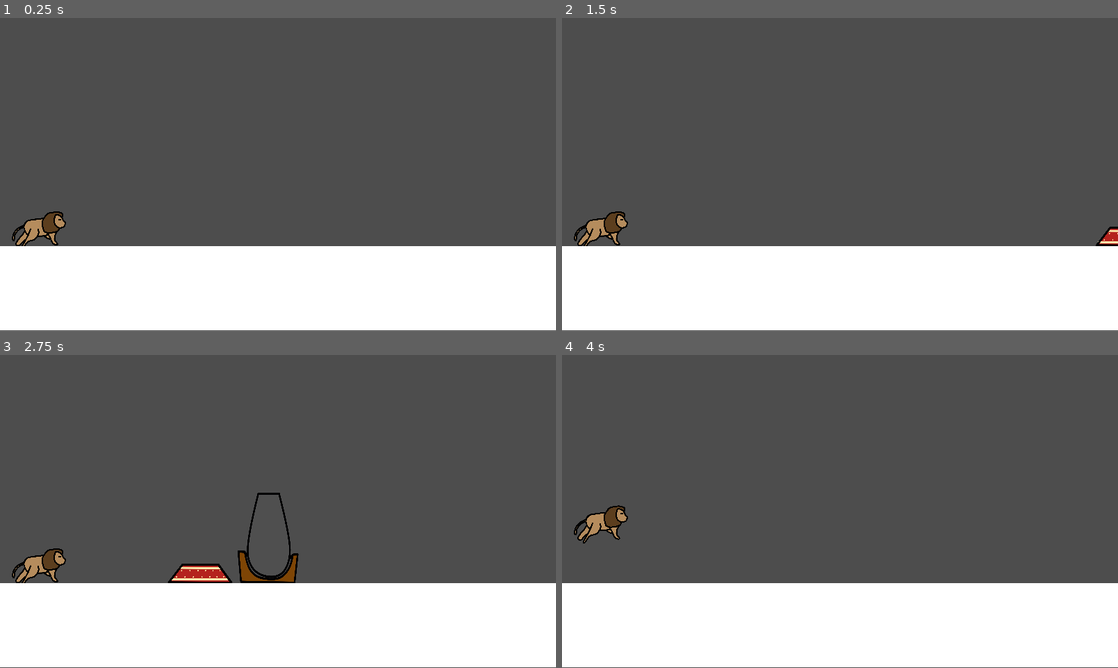
Above: before the commit, frames 1-4 (two rows, left to right).
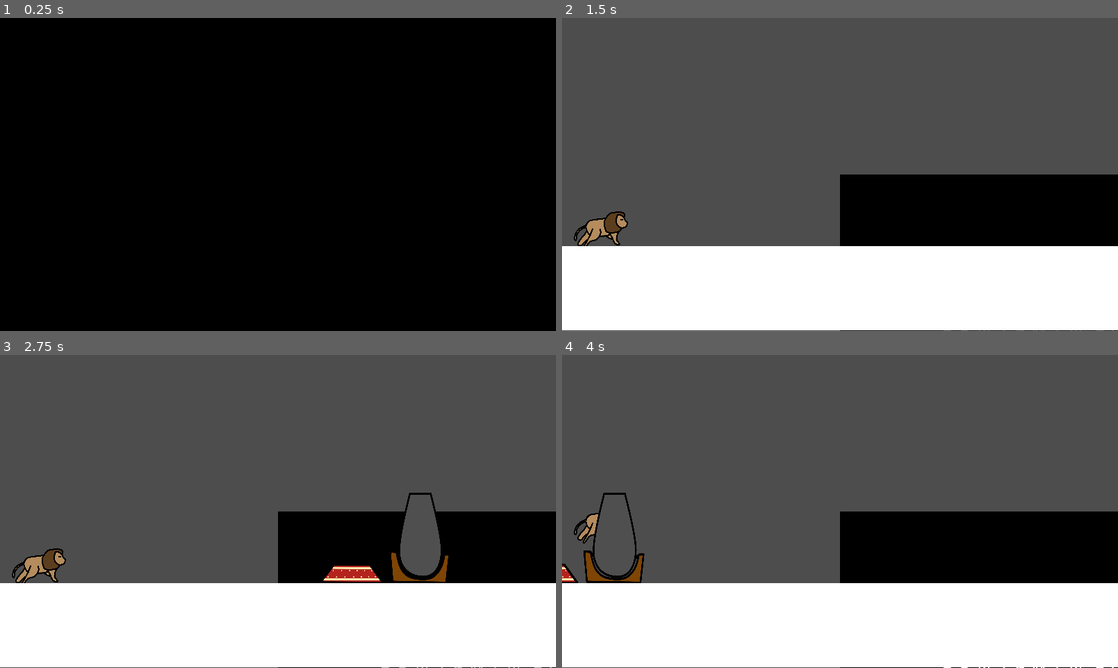
Above: after the commit, the same moments.

Repository: MotionForce/lionRun
Game: Godot game, scene res://assets/intro.tscn
Same seed, same stepped clock (60 frames per second), same inputs: the game is played once before the commit and once after it. Before the commit the project starts from res://Game_Scene.tscn.
Inputs:
- Up to frame 1 (0.25 s): no input
- Up to frame 2 (1.5 s): tap Enter at 0.5 s; tap Space (Jump 1) at 0.77, 1.25 s
- Up to frame 3 (2.75 s): tap Space (Jump 1) at 1.52 s
- Up to frame 4 (4 s): tap Space (Jump 1) at 3.02, 3.77 s

The runs differ from the first frame. In frame 1, 100% of the frame differs, in the area x 0-100%, y 0-100%; in frame 2, 12%; in frame 3, 11%; in frame 4, 13%.
Error after the commit: Attempt to call function 'instantiate' in base 'null instance' on a null instance. (res://GameManager.gd:52)

Commit message:
Intro, hotkey changes, font, and merge

Diff:
--- /dev/null
+++ b/assets/intro.tscn
@@ -0,0 +1,92 @@
+[gd_scene load_steps=7 format=3 uid="uid://dxd7t1sb5q05e"]
+
+[ext_resource type="Script" path="res://assets/scripts/intro_to_main.gd" id="1_3cufx"]
+[ext_resource type="FontFile" uid="uid://cdvangecxrsrq" path="res://assets/fonts/handwritten.otf" id="1_dr0ep"]
+
+[sub_resource type="LabelSettings" id="LabelSettings_ne056"]
+font = ExtResource("1_dr0ep")
+font_size = 38
+outline_size = 5
+shadow_size = 0
+
+[sub_resource type="Animation" id="Animation_f5vdy"]
+length = 0.001
+tracks/0/type = "value"
+tracks/0/imported = false
+tracks/0/enabled = true
+tracks/0/path = NodePath("Label:modulate")
+tracks/0/interp = 1
+tracks/0/loop_wrap = true
+tracks/0/keys = {
+"times": PackedFloat32Array(0),
+"transitions": PackedFloat32Array(1),
+"update": 0,
+"values": [Color(0, 0, 0, 1)]
+}
+
+[sub_resource type="Animation" id="Animation_stymp"]
+resource_name = "intro_sequence"
+length = 9.0
+tracks/0/type = "value"
+tracks/0/imported = false
+tracks/0/enabled = true
+tracks/0/path = NodePath("Label:modulate")
+tracks/0/interp = 1
+tracks/0/loop_wrap = true
+tracks/0/keys = {
+"times": PackedFloat32Array(1, 4, 6, 8),
+"transitions": PackedFloat32Array(1, 1, 1, 1),
+"update": 0,
+"values": [Color(0, 0, 0, 1), Color(1, 1, 1, 1), Color(1, 1, 1, 1), Color(0, 0, 0, 1)]
+}
+
+[sub_resource type="AnimationLibrary" id="AnimationLibrary_buym4"]
+_data = {
+"RESET": SubResource("Animation_f5vdy"),
+"intro_sequence": SubResource("Animation_stymp")
+}
+
+[node name="Intro" type="Control"]
+layout_mode = 3
+anchors_preset = 15
+anchor_right = 1.0
+anchor_bottom = 1.0
+grow_horizontal = 2
+grow_vertical = 2
+script = ExtResource("1_3cufx")
+
+[node name="ColorRect" type="ColorRect" parent="."]
+layout_mode = 0
+offset_right = 1164.0
+offset_bottom = 654.0
+color = Color(0, 0, 0, 1)
+
+[node name="Label" type="Label" parent="."]
+modulate = Color(0, 0, 0, 1)
+layout_mode = 1
+anchors_preset = 8
+anchor_left = 0.5
+anchor_top = 0.5
+anchor_right = 0.5
+anchor_bottom = 0.5
+offset_left = -381.5
+offset_top = -253.0
+offset_right = 381.5
+offset_bottom = 253.0
+grow_horizontal = 2
+grow_vertical = 2
+text = "Andrey Kovalskiy et Benjamin Bok-Man Kwan présentent"
+label_settings = SubResource("LabelSettings_ne056")
+horizontal_alignment = 1
+vertical_alignment = 1
+autowrap_mode = 3
+uppercase = true
+
+[node name="AnimationPlayer" type="AnimationPlayer" parent="."]
+libraries = {
+"": SubResource("AnimationLibrary_buym4")
+}
+autoplay = "intro_sequence"
+
+[connection signal="animation_finished" from="AnimationPlayer" to="." method="_on_AnimationPlayer_animation_finished"]
+[connection signal="animation_finished" from="AnimationPlayer" to="." method="_on_animation_player_animation_finished"]
--- a/assets/prefabs/Ring.tscn
+++ b/assets/prefabs/Ring.tscn
@@ -26,12 +26,6 @@
 region_enabled = true
 region_rect = Rect2(156.16, 485.999, 58.7818, 373.973)
 
-[node name="Minimal Jump" type="Node2D" parent="Sprite2D"]
-position = Vector2(0, 600)
-
-[node name="Area2D" type="Area2D" parent="Sprite2D"]
-
-[node name="CollisionShape2D" type="CollisionShape2D" parent="Sprite2D/Area2D"]
-position = Vector2(-21.0526, 593.103)
-scale = Vector2(1.31, 0.873)
-shape = SubResource("CircleShape2D_sk1xy")
+[node name="CollisionShape2D" type="CollisionShape2D" parent="StaticBody2D"]
+position = Vector2(-3.96717, 447.428)
+shape = SubResource("RectangleShape2D_cx7ne")
--- /dev/null
+++ b/assets/scripts/intro_to_main.gd
@@ -0,0 +1,13 @@
+extends Control
+
+var game_scene = preload("res://Game_Scene.tscn").instantiate()
+
+func _input(event):
+	if event.is_action_pressed("Skip intro"):
+		get_tree().root.add_child(game_scene)
+
+
+func _on_AnimationPlayer_animation_finished(anim_name):
+	if anim_name == "intro_sequence":
+		print("Animation finished")
+		get_tree().change_scene_to_file("res://Game_Scene.tscn")
--- a/project.godot
+++ b/project.godot
@@ -11,13 +11,17 @@
 [application]
 
 config/name="LionRun"
-run/main_scene="res://Game_Scene.tscn"
+config/version="0.1.0"
+run/main_scene="res://assets/intro.tscn"
 config/features=PackedStringArray("4.2", "GL Compatibility")
 run/max_fps=120
+boot_splash/show_image=false
 config/icon="res://icon.svg"
 
 [display]
 
+window/size/mode=3
+window/size/borderless=true
 window/stretch/mode="canvas_items"
 
 [dotnet]
@@ -30,11 +34,24 @@
 "deadzone": 0.5,
 "events": [Object(InputEventKey,"resource_local_to_scene":false,"resource_name":"","device":-1,"window_id":0,"alt_pressed":false,"shift_pressed":false,"ctrl_pressed":false,"meta_pressed":false,"pressed":false,"keycode":0,"physical_keycode":32,"key_label":0,"unicode":32,"echo":false,"script":null)
 , Object(InputEventKey,"resource_local_to_scene":false,"resource_name":"","device":-1,"window_id":0,"alt_pressed":false,"shift_pressed":false,"ctrl_pressed":false,"meta_pressed":false,"pressed":false,"keycode":0,"physical_keycode":49,"key_label":0,"unicode":49,"echo":false,"script":null)
+, Object(InputEventJoypadButton,"resource_local_to_scene":false,"resource_name":"","device":-1,"button_index":0,"pressure":0.0,"pressed":true,"script":null)
 ]
 }
 "Jump 2"={
 "deadzone": 0.5,
 "events": [Object(InputEventKey,"resource_local_to_scene":false,"resource_name":"","device":-1,"window_id":0,"alt_pressed":false,"shift_pressed":false,"ctrl_pressed":false,"meta_pressed":false,"pressed":false,"keycode":0,"physical_keycode":51,"key_label":0,"unicode":51,"echo":false,"script":null)
+, Object(InputEventJoypadButton,"resource_local_to_scene":false,"resource_name":"","device":-1,"button_index":11,"pressure":0.0,"pressed":true,"script":null)
+]
+}
+"Skip intro"={
+"deadzone": 0.5,
+"events": [Object(InputEventKey,"resource_local_to_scene":false,"resource_name":"","device":-1,"window_id":0,"alt_pressed":false,"shift_pressed":false,"ctrl_pressed":false,"meta_pressed":false,"pressed":false,"keycode":0,"physical_keycode":32,"key_label":0,"unicode":32,"echo":false,"script":null)
+, Object(InputEventKey,"resource_local_to_scene":false,"resource_name":"","device":-1,"window_id":0,"alt_pressed":false,"shift_pressed":false,"ctrl_pressed":false,"meta_pressed":false,"pressed":false,"keycode":0,"physical_keycode":49,"key_label":0,"unicode":49,"echo":false,"script":null)
+, Object(InputEventJoypadButton,"resource_local_to_scene":false,"resource_name":"","device":-1,"button_index":0,"pressure":0.0,"pressed":true,"script":null)
+, Object(InputEventJoypadButton,"resource_local_to_scene":false,"resource_name":"","device":-1,"button_index":1,"pressure":0.0,"pressed":true,"script":null)
+, Object(InputEventMouseButton,"resource_local_to_scene":false,"resource_name":"","device":-1,"window_id":0,"alt_pressed":false,"shift_pressed":false,"ctrl_pressed":false,"meta_pressed":false,"button_mask":1,"position":Vector2(106, 11),"global_position":Vector2(110, 52),"factor":1.0,"button_index":1,"canceled":false,"pressed":true,"double_click":false,"script":null)
+, Object(InputEventMouseButton,"resource_local_to_scene":false,"resource_name":"","device":-1,"window_id":0,"alt_pressed":false,"shift_pressed":false,"ctrl_pressed":false,"meta_pressed":false,"button_mask":2,"position":Vector2(113, 12),"global_position":Vector2(117, 53),"factor":1.0,"button_index":2,"canceled":false,"pressed":true,"double_click":false,"script":null)
+, Object(InputEventKey,"resource_local_to_scene":false,"resource_name":"","device":-1,"window_id":0,"alt_pressed":false,"shift_pressed":false,"ctrl_pressed":false,"meta_pressed":false,"pressed":false,"keycode":0,"physical_keycode":4194309,"key_label":0,"unicode":0,"echo":false,"script":null)
 ]
 }
 
Binary file added: assets/fonts/handwritten.otf
Not shown, added: assets/fonts/handwritten.otf.import
Not shown, changed: .gitignore
